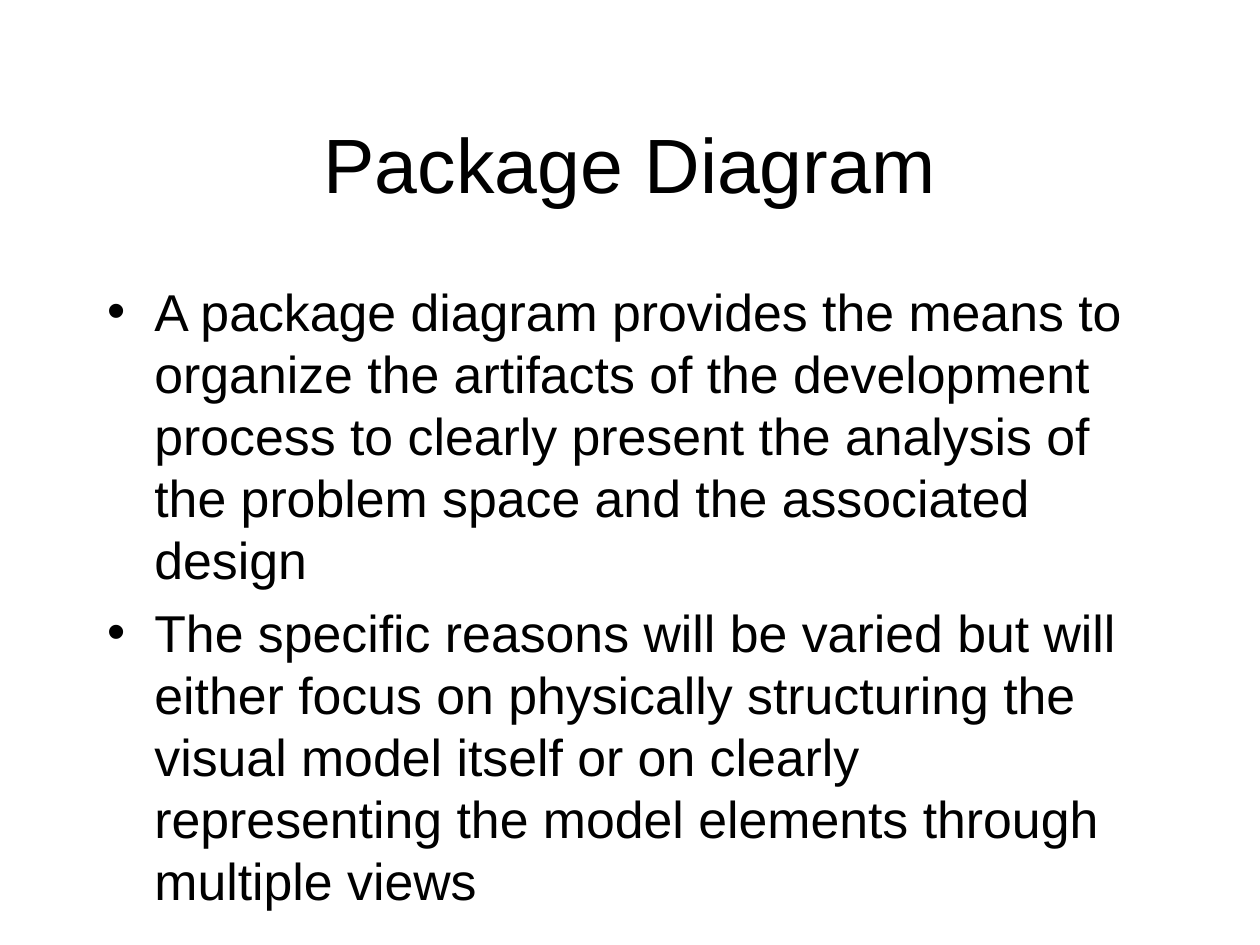
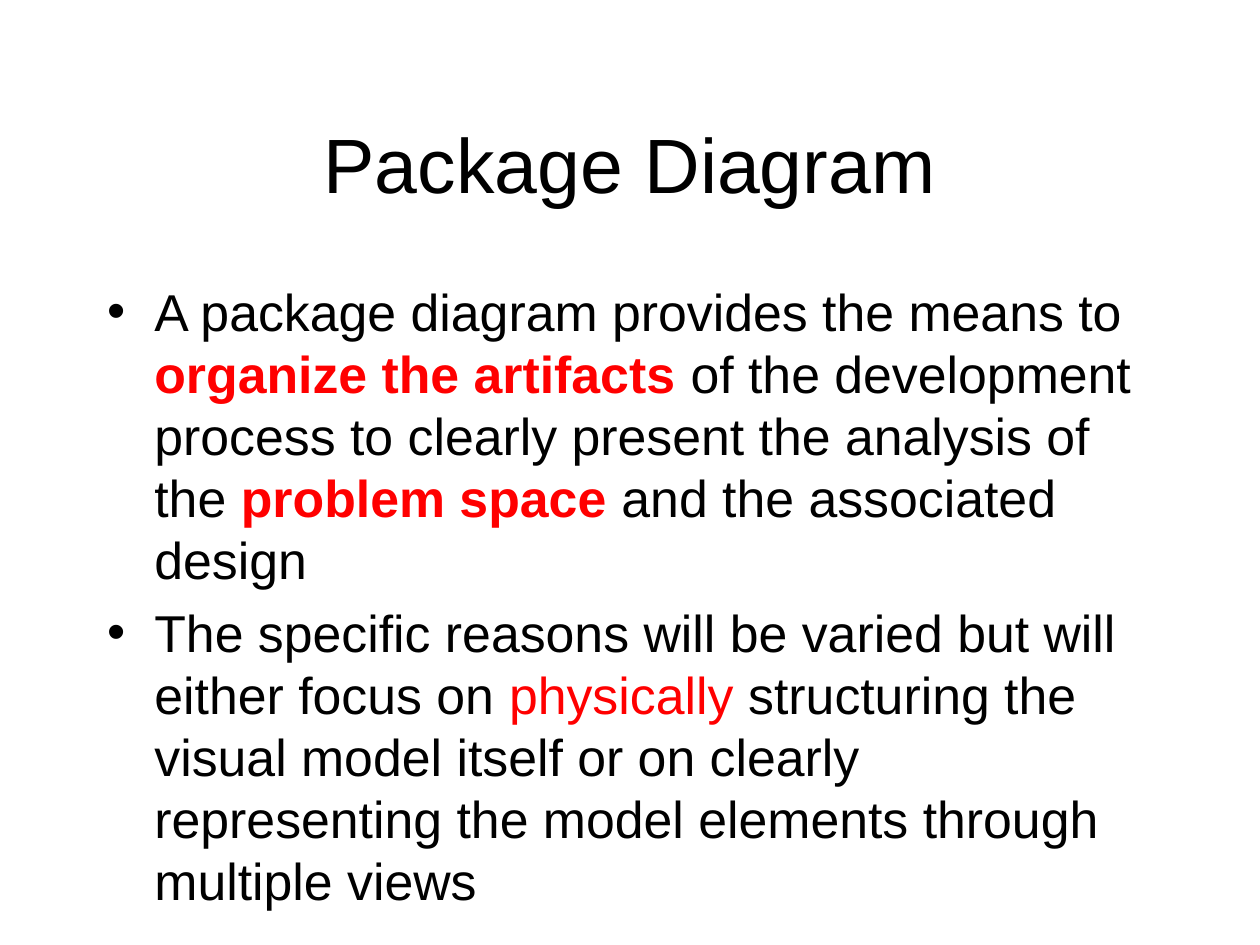
Before and after one commit to octaviordz/zjnu2017.github.io, a slide deck: slide 24 of OOAD/lectures/060--Notation.Part.1.pptx (slide 23 before the commit). Drawn at 1260x945 pixels with LibreOffice and Linux fonts; fonts in the diff are those of the drawing. Boxes give left, top, right and bottom in pixels: in the first picture for what was removed or moved away, otherwise in the second. Text is boxed around its words. In the diff, an @@ line names an element or a change of style, - is before the commit and + after.

```diff
--- a/OOAD/lectures/060--Notation.Part.1.pptx
+++ b/OOAD/lectures/060--Notation.Part.1.pptx
@@ text "A package diagram provides the ..." at [154, 293, 1130, 849]: text colour #000000 to #FF0000 in "organize the artifacts problem space", "physically"; bold on in "organize the artifacts problem space" @@
```
Also in this commit, not shown: 8 other slides changed, 4 slides added, 1 other file.
